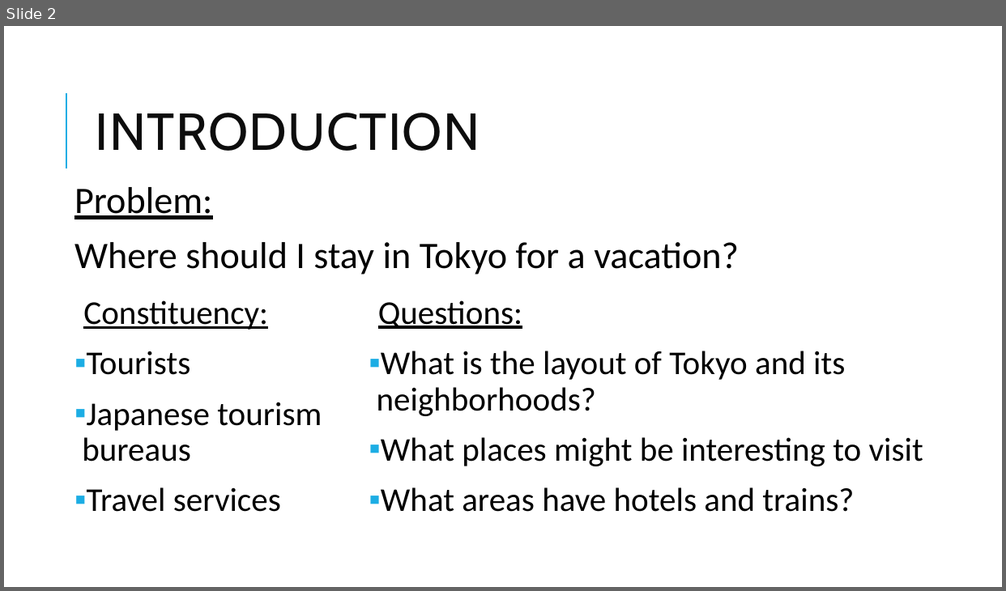
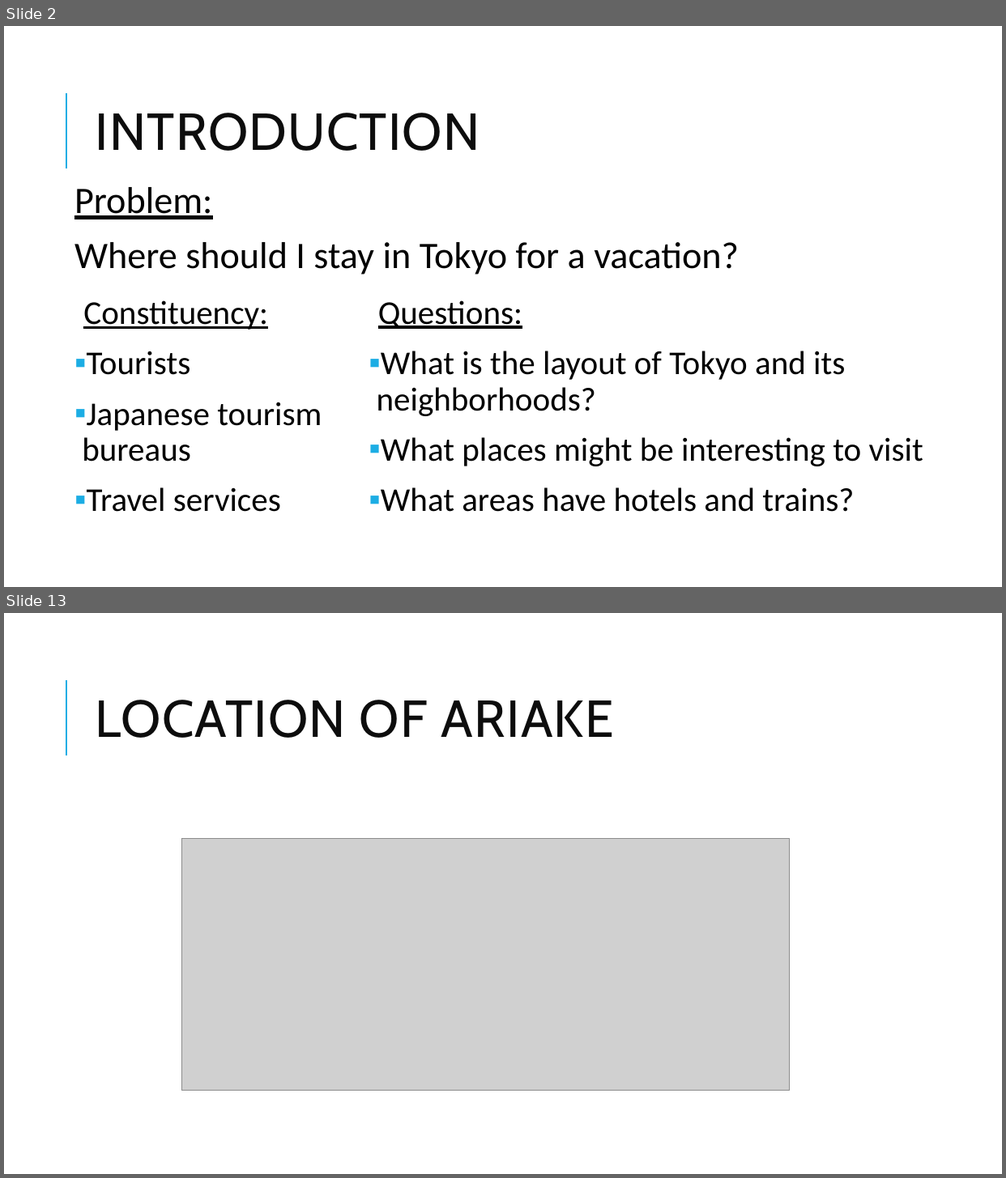
Before and after one commit to zarnajin/AppliedDataScienceCapstone, a slide deck: CapstonePresentation-Tokyo.pptx. Shown one above the other, each under a label of ours: slide 2 before the commit, slides 2 and 13 after it; the slides between them are not shown. The pictures are 1006x591 and 1006x1178 pixels, drawn with LibreOffice and Linux fonts; fonts in the diff are those of the drawing; grey boxes stand for pictures. Boxes give left, top, right and bottom in pixels: in the first picture for what was removed or moved away, otherwise in the second. Text is boxed around its words. In the diff, an @@ line names an element or a change of style, - is before the commit and + after.

```diff
--- a/CapstonePresentation-Tokyo.pptx
+++ b/CapstonePresentation-Tokyo.pptx
@@ slide 13 added at (4, 613, 1002, 1174), background #FFFFFF; not listed: 1 template element that a slide beside it also shows @@
@@ title added at (96, 700, 614, 738), 50 pt, text #0D0D0D @@
+LOCATION OF ARIAKE
@@ picture added at (181, 839, 790, 1092) @@
```
Also in this commit, not shown: 1 slide changed, 12 other slides added, 1 slide removed, 1 other file.
